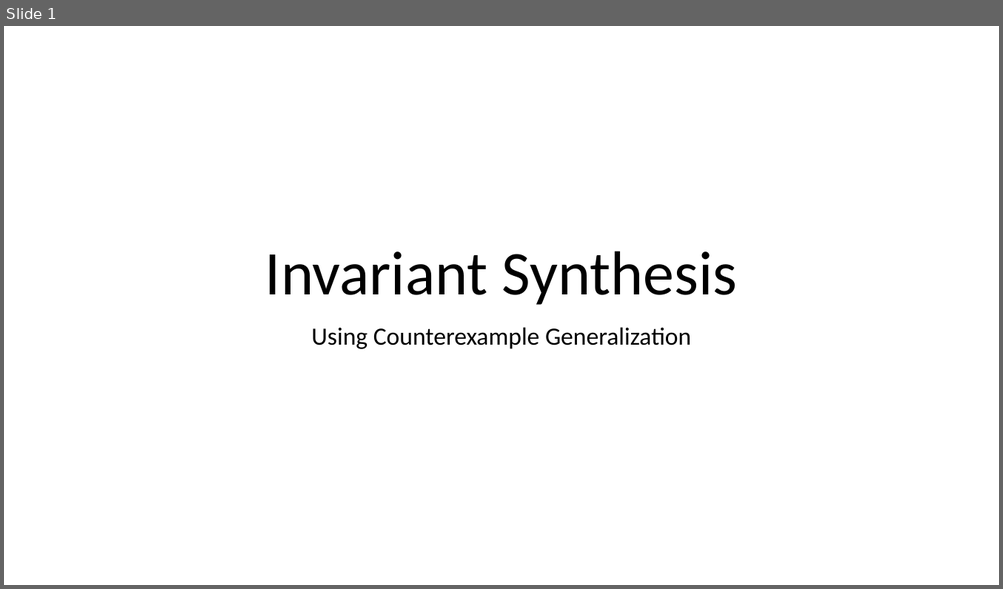
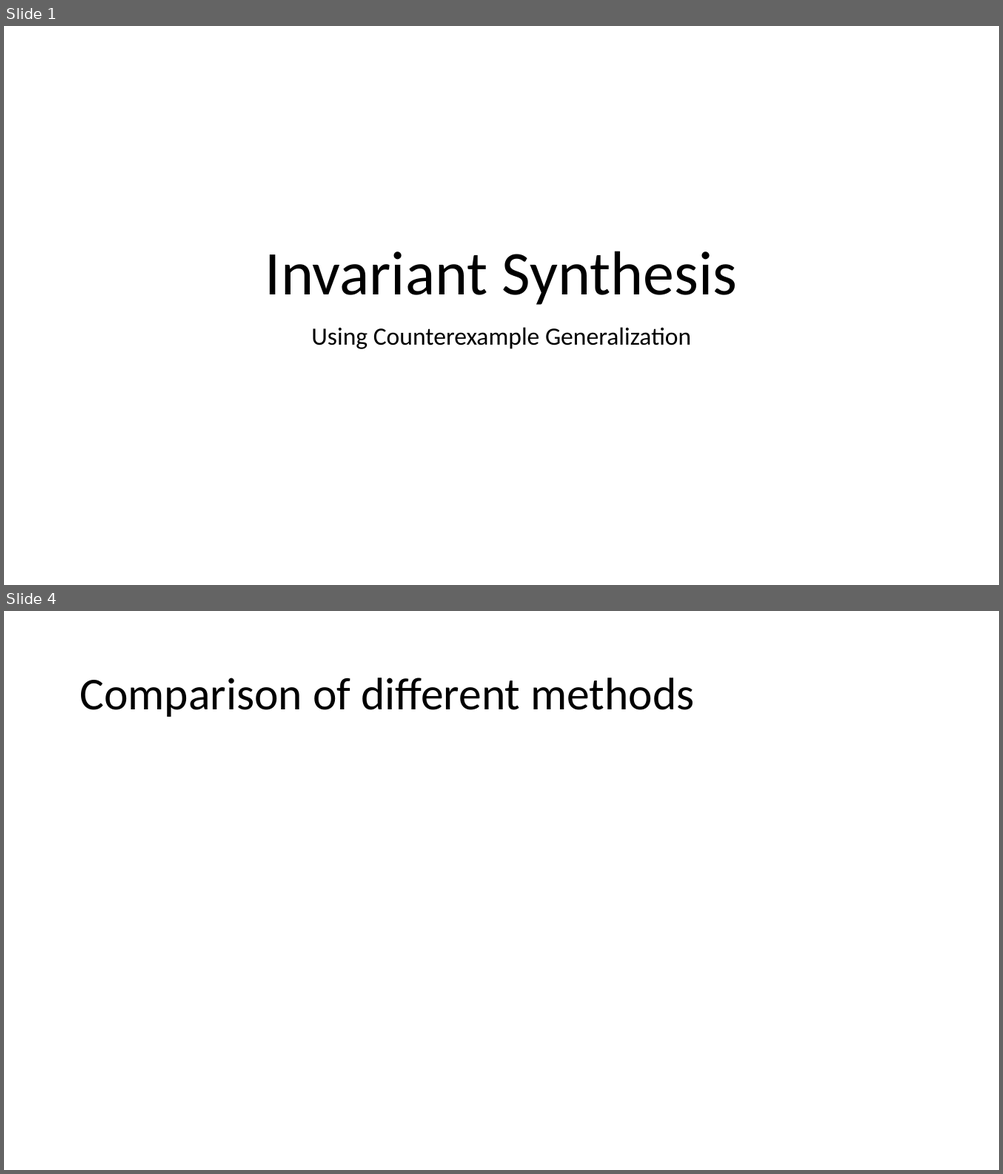
Before and after one commit to tjhance/ivy-research, a slide deck: invariant_synthesis/Invariant Synthesis.pptx. Shown one above the other, each under a label of ours: slide 1 before the commit, slides 1 and 4 after it; the slides between them are not shown. The pictures are 1003x589 and 1003x1174 pixels, drawn with LibreOffice and Linux fonts; fonts in the diff are those of the drawing. Boxes give left, top, right and bottom in pixels: in the first picture for what was removed or moved away, otherwise in the second. Text is boxed around its words. In the diff, an @@ line names an element or a change of style, - is before the commit and + after.

```diff
--- a/invariant_synthesis/Invariant Synthesis.pptx
+++ b/invariant_synthesis/Invariant Synthesis.pptx
@@ slide 4 added at (4, 611, 999, 1170), background #FFFFFF @@
@@ title added at (79, 678, 694, 717), 44 pt, text #000000 @@
+Comparison of different methods
```
Also in this commit, not shown: 6 other slides added, 7 other files.
